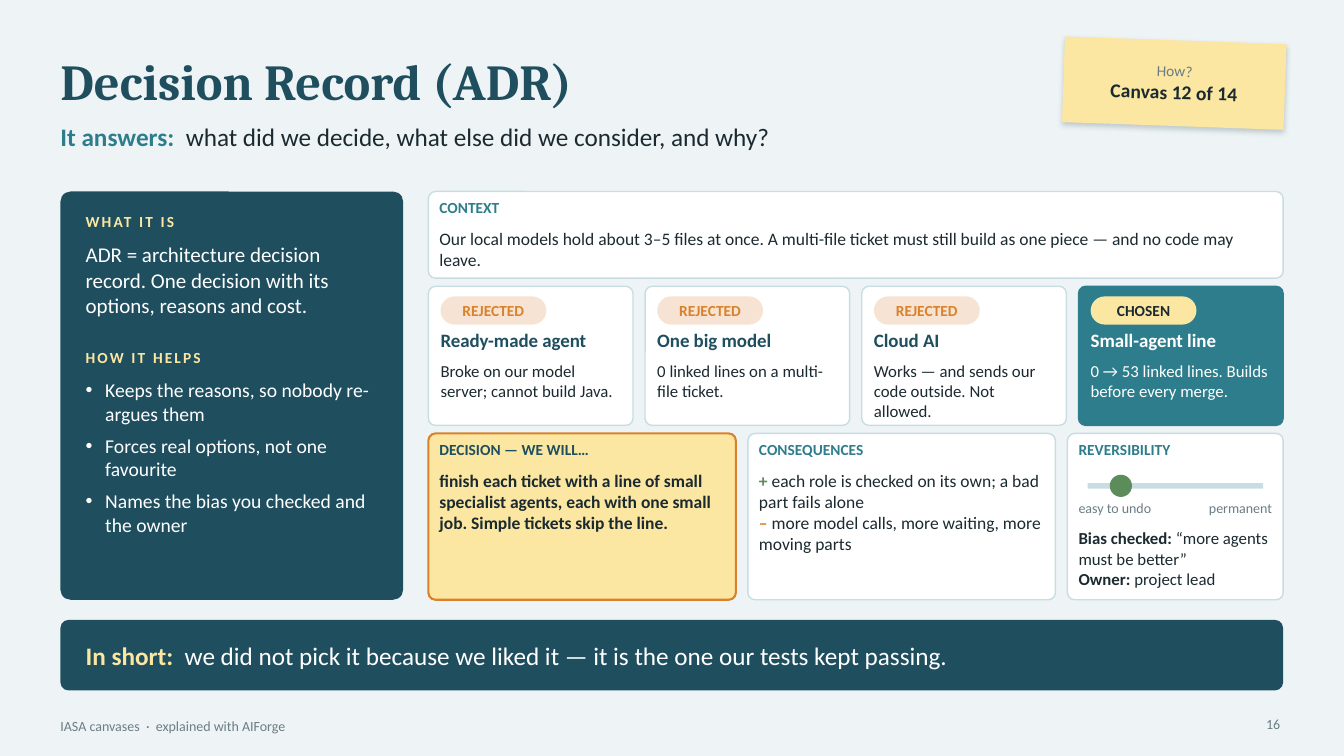
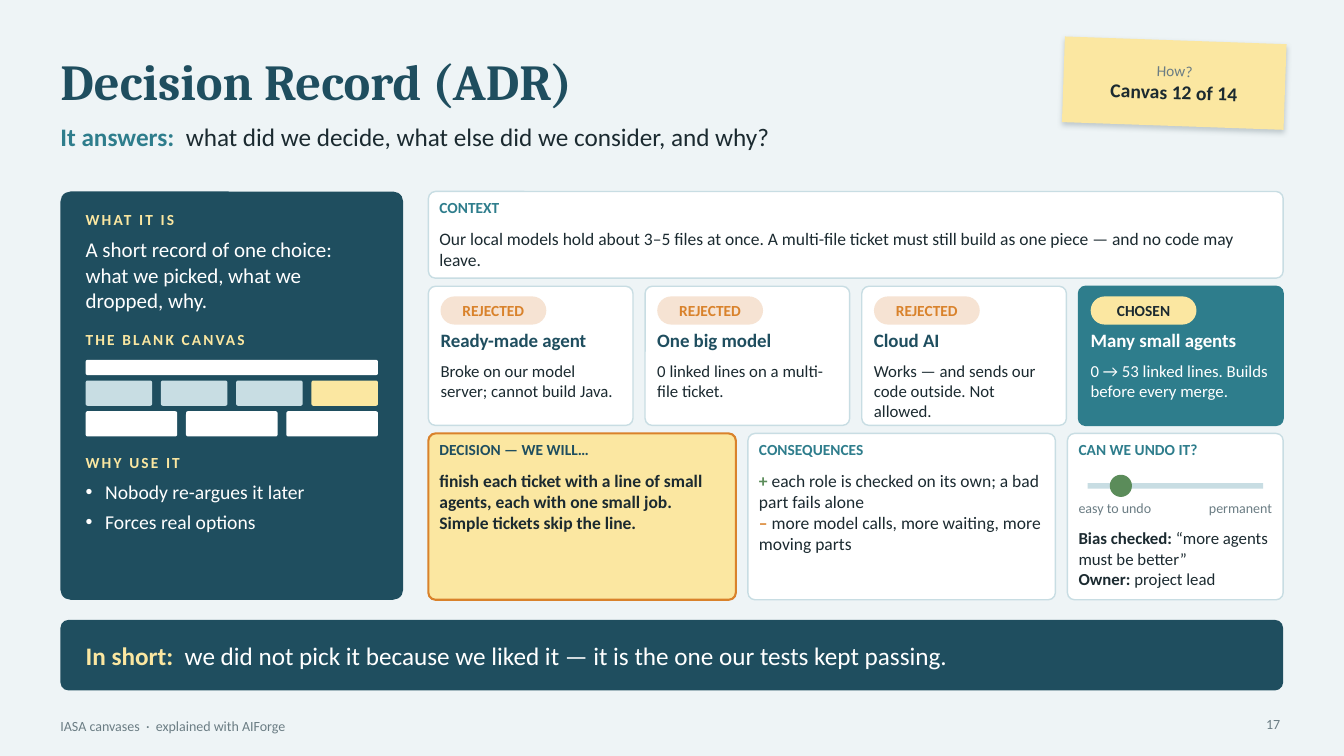
Before and after one commit to Manikanta-Reddy-Pasala/tools, a slide deck: slide 17 of course/iasa-aiforge/IASA-Canvases-with-AIForge.pptx (slide 16 before the commit). Drawn at 1344x756 pixels with LibreOffice and Linux fonts; fonts in the diff are those of the drawing. Boxes give left, top, right and bottom in pixels: in the first picture for what was removed or moved away, otherwise in the second. Text is boxed around its words. In the diff, an @@ line names an element or a change of style, - is before the commit and + after.

```diff
--- a/course/iasa-aiforge/IASA-Canvases-with-AIForge.pptx
+++ b/course/iasa-aiforge/IASA-Canvases-with-AIForge.pptx
@@ text "WHAT IT IS": place and size @@
-text "WHAT IT IS" at bbox=[86, 212, 378, 240]
+text "WHAT IT IS" at bbox=[86, 210, 378, 236]
@@ text removed at bbox=[86, 247, 329, 317] @@
-ADR = architecture decision record. One decision with its options, reasons and cost.
@@ text added at bbox=[86, 242, 332, 312], 15 pt, text #FFFFFF @@
+A short record of one choice: what we picked, what we dropped, why.
@@ text removed at bbox=[86, 353, 201, 363] @@
-HOW IT HELPS
@@ text added at bbox=[86, 331, 378, 357], 11 pt, text #FBE7A1, bold @@
+THE BLANK CANVAS
@@ text at bbox=[1091, 333, 1236, 350]: text changed @@
-Small-agent line
+Many small agents
@@ rounded rectangle added at bbox=[86, 360, 378, 375], fill #FFFFFF @@
@@ rounded rectangle added at bbox=[86, 381, 152, 406], fill #C8DDE3 @@
@@ rounded rectangle added at bbox=[161, 381, 228, 406], fill #C8DDE3 @@
@@ rounded rectangle added at bbox=[236, 381, 302, 406], fill #C8DDE3 @@
@@ rounded rectangle added at bbox=[312, 381, 378, 406], fill #FBE7A1 @@
@@ rounded rectangle added at bbox=[86, 411, 177, 437], fill #FFFFFF @@
@@ rounded rectangle added at bbox=[187, 411, 278, 437], fill #FFFFFF @@
@@ rounded rectangle added at bbox=[286, 411, 378, 437], fill #FFFFFF @@
@@ text at bbox=[1079, 444, 1198, 455]: text changed @@
-REVERSIBILITY
+CAN WE UNDO IT?
@@ text added at bbox=[86, 458, 180, 468], 11 pt, text #FBE7A1, bold @@
+WHY USE IT
@@ text at bbox=[439, 474, 702, 532]: text changed @@
-finish each ticket with a line of small specialist agents, each with one small job. Simple tickets skip the line.
+finish each ticket with a line of small agents, each with one small job. Simple tickets skip the line.
@@ text at bbox=[105, 485, 305, 532]: text changed @@
-• Keeps the reasons, so nobody re-argues them
-• Forces real options, not one favourite
-• Names the bias you checked and the owner
+• Nobody re-argues it later
+• Forces real options
@@ page number at bbox=[1266, 720, 1280, 729]: text changed @@
-16
+17
```
Also in this commit, not shown: 15 other slides changed, 1 slide added, 3 other files.
